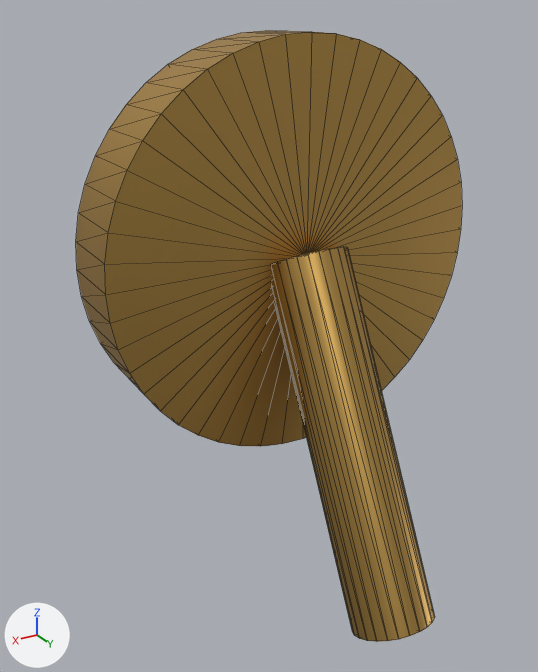
Before and after pictures for a commit that changed the glTF model app/src/main/assets/models/selkey.glb.
The view is the same before and after, from a 50 mm camera at (0.048, 0.0812, 0.0266) aimed at (0.0069, 0.0128, -0.0076). The axes (+X, +Y, +Z) are drawn at lower left. The lights are the same throughout. The older version comes first. Mesh edges are drawn as thin lines. Vertices at exactly the same position are counted once.

Objects in the first picture: 'selkey'.
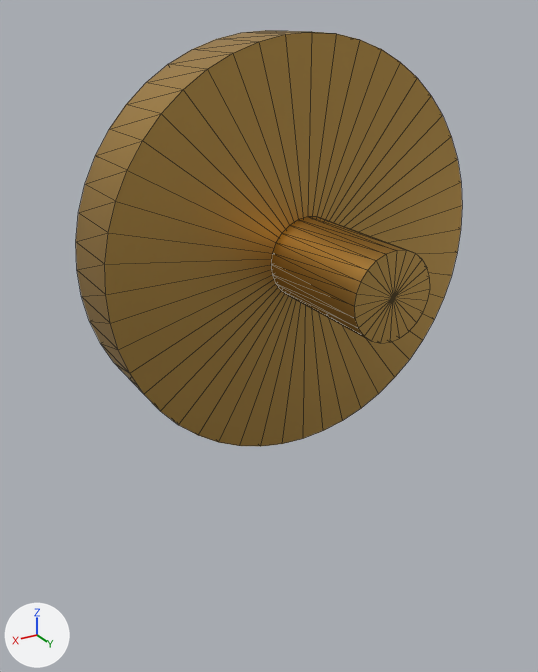
The change, as JSON lines over the scene's bpy script:
```json
{"block": "me_selkey", "where": "# used by ob_selkey; location = (0.0, 0.0, 0.0)"}
{"op": "remove", "block": "me_selkey", "code": "me_selkey.from_pydata(...)  # 151 vertices, 288 faces; spans x -0.025..0.025, y 0.0004..0.0345, z -0.0422..0.025"}
{"op": "add", "block": "me_selkey", "code": "me_selkey.from_pydata(...)  # 151 vertices, 288 faces; spans x -0.025..0.025, y 0.0004..0.026, z -0.025..0.025"}
{"block": "me_selkey", "change": "me_selkey part 1: 26 of the vertices in x -0.005..0.005, y 0.0255..0.0345, z -0.0422..-0.0378 are multiplied about their middle by the matrix ((1.0, 0.0, 0.0), (0.0, 0.16, -0.32), (0.0, 0.894, 0.447)), then moved by (0.0, -0.002, 0.02)"}
{"block": "me_selkey", "change": "me_selkey part 2: 23 of the vertices in x -0.0048..0.0048, y 0.0055..0.0145, z -0.0022..0.0022 are multiplied about their middle by the matrix ((1.0, 0.0, 0.0), (0.0, 0.16, -0.32), (0.0, 0.894, 0.447)), then moved by (0.0, -0.002, 0.02)"}
```

What differs and where, as boxes [x1, y1, x2, y2] in the pictures (538 x 672 px; the box of a moved part takes in the faces that stretch with it):
```json
{"object": "selkey", "change": "reshaped", "before": [76, 30, 462, 642], "after": [76, 30, 462, 446], "on screen": "32% shorter"}
{"part": 1, "of": "me_selkey", "change": "moved or reshaped", "before": [271, 266, 367, 641], "after": [271, 250, 430, 343]}
{"part": 2, "of": "me_selkey", "change": "moved or reshaped", "before": [271, 247, 435, 642], "after": [271, 217, 411, 341]}
```
